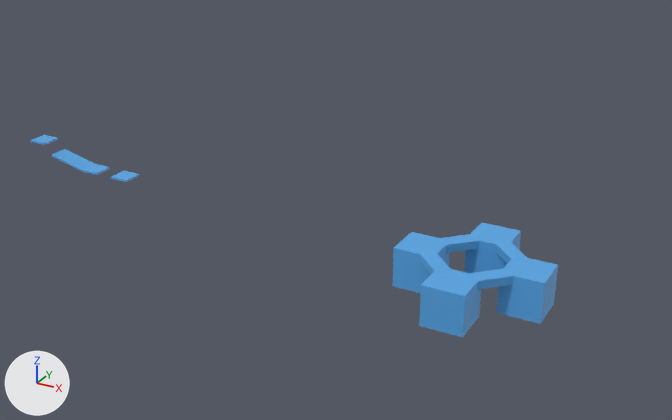
Renders of the glTF model solanine_vulkan/res/models/wip_dungeon1_blockout_icy.glb from each side of a commit.
One viewpoint serves both versions: a camera (50 mm lens) standing at (20.2, -56.6, 31.4) and looking at (-14.8, 7.1, -0.4). The axes (+X, +Y, +Z) are drawn at lower left. The lights are the same throughout. Vertices at the same position are counted once.
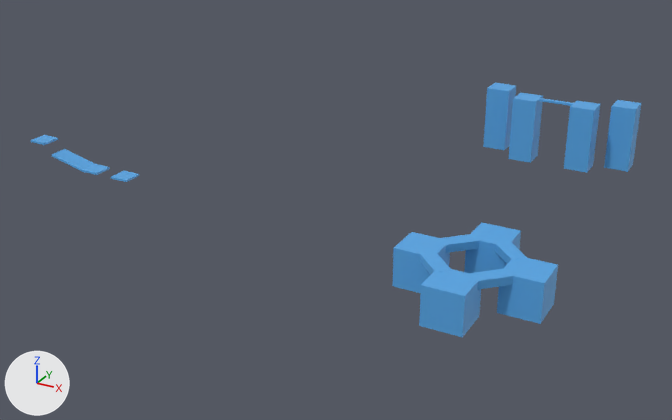
Commit message: Creates dungeon1 blockout a little more

Boxes (x1, y1, x2, y2) around the edits, measured in the pictures (672 x 420 px):
'Cube.010', reshaped (16% wider, 26% taller)
    before: (31, 135, 558, 337)
    after: (31, 83, 641, 337)
part 1 of me_cube_012, added (blue)
    after: (508, 93, 543, 163)
part 2 of me_cube_012, added (blue)
    after: (483, 83, 516, 150)
part 3 of me_cube_012, added (blue)
    after: (564, 101, 600, 173)
part 4 of me_cube_012, added (blue)
    after: (604, 100, 641, 172)
part 5 of me_cube_012, added
    after: (539, 98, 574, 106)

Edits to the bpy script that builds the scene:
```text
Change me_cube_012:
    where me_cube_012.from_pydata(...)  # 92 vertices, 140 faces; spans x -41.3..6.0, y -6.2..5.2, z -0.9..3.9
    used by ob_cube_010; location = (0.0, 0.0, 0.0)
    me_cube_012 part 1: a new loose piece, a box spanning x -3.5..-1.5, y 17.8..19.8, z 2.8..8.2, in mat_icy (blue #56a7e7)
    me_cube_012 part 2: a new loose piece, a box spanning x -6.5..-4.5, y 19.7..21.7, z 2.8..8.2, in mat_icy (blue #56a7e7)
    me_cube_012 part 3: a new loose piece, a box spanning x 1.4..3.4, y 17.8..19.8, z 2.8..8.2, in mat_icy (blue #56a7e7)
    me_cube_012 part 4: a new loose piece, a box spanning x 4.4..6.4, y 19.7..21.7, z 2.8..8.2, in mat_icy (blue #56a7e7)
    me_cube_012 part 5: a new loose piece, a box spanning x -1.5..1.45, y 18.63..19.04, z 8.07..8.24, in mat_icy (blue #56a7e7)
```
